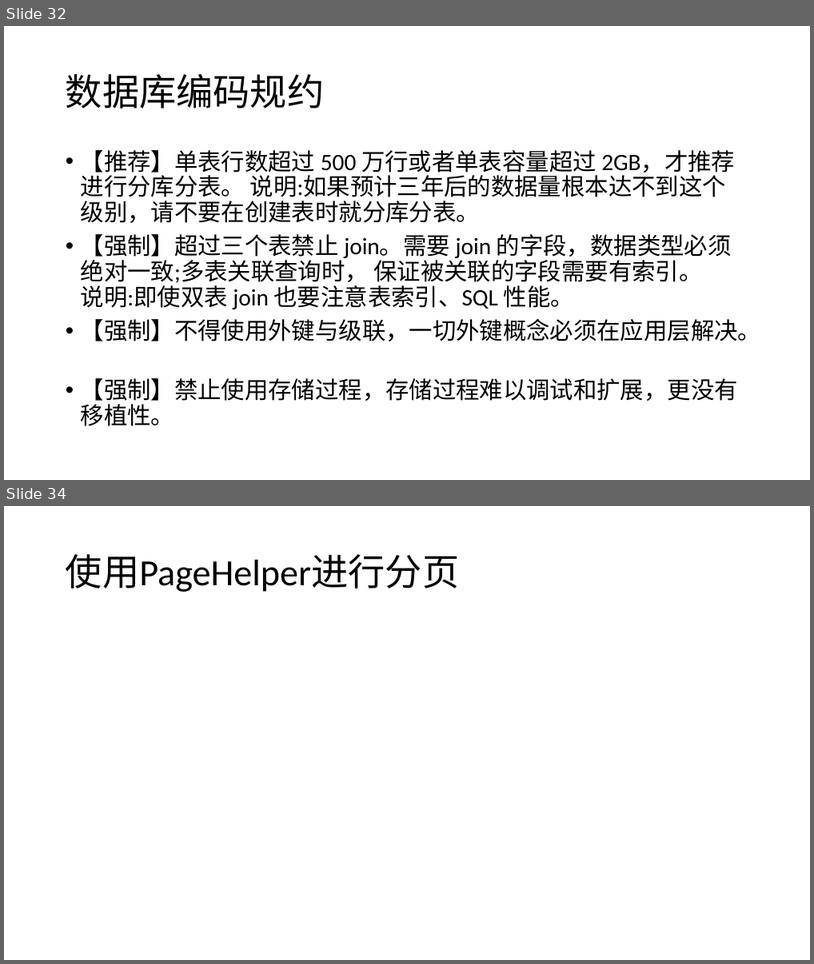
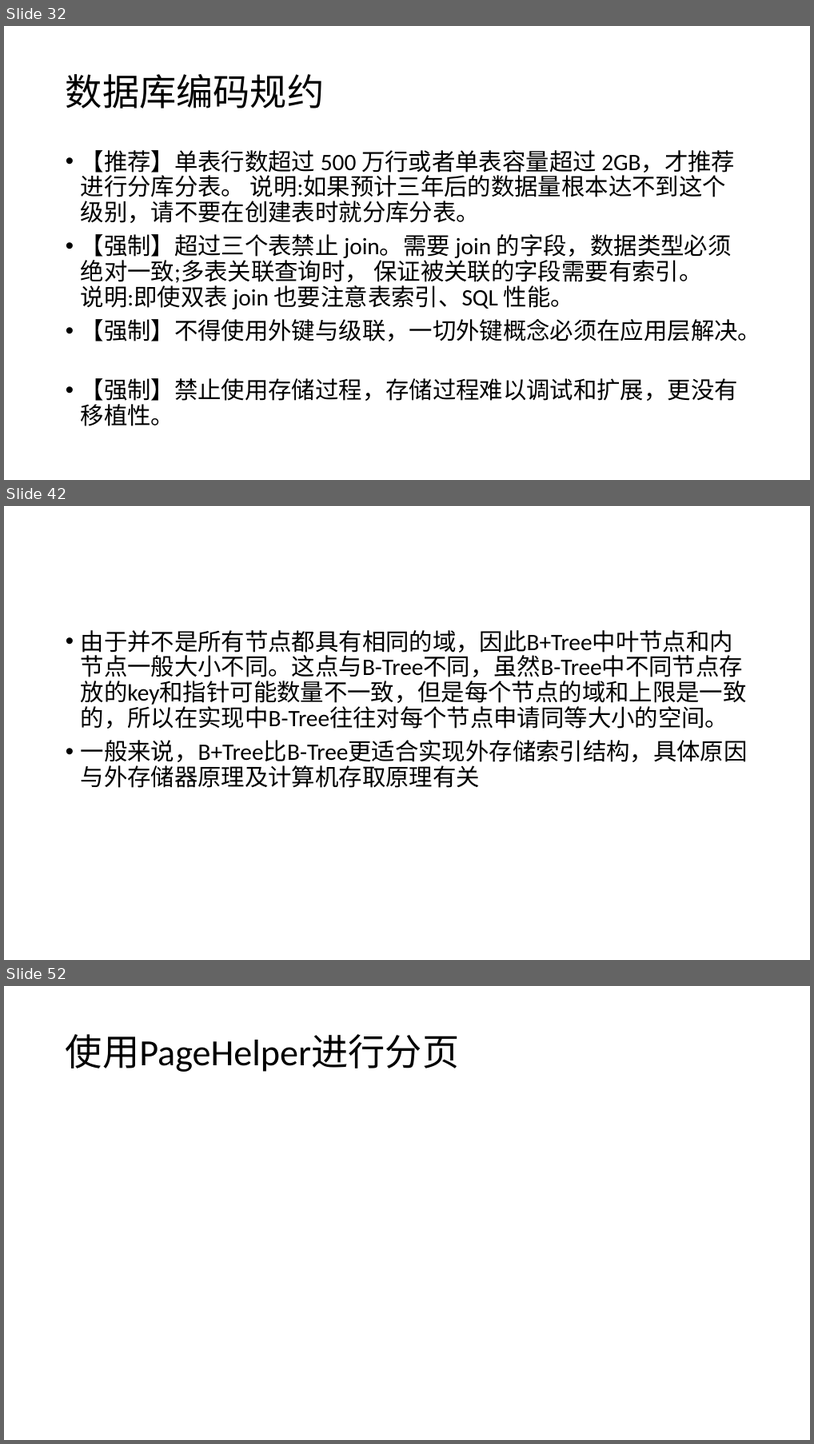
Before and after one commit to airuitian/MicroService, a slide deck: springboot/SpringBoot-3.pptx. Shown one above the other, each under a label of ours: slides 32 and 34 before the commit, slides 32, 42 and 52 after it; the slides between them are not shown. The pictures are 814x964 and 814x1444 pixels, drawn with LibreOffice and Linux fonts; fonts in the diff are those of the drawing. Boxes give left, top, right and bottom in pixels: in the first picture for what was removed or moved away, otherwise in the second. Text is boxed around its words. In the diff, an @@ line names an element or a change of style, - is before the commit and + after.

```diff
--- a/springboot/SpringBoot-3.pptx
+++ b/springboot/SpringBoot-3.pptx
@@ slide 42 added at bbox=[4, 506, 810, 960], background #FFFFFF @@
@@ text added at bbox=[81, 630, 748, 788], 28 pt, text #000000 @@
+• 由于并不是所有节点都具有相同的域，因此B+Tree中叶节点和内节点一般大小不同。这点与B-Tree不同，虽然B-Tree中不同节点存放的key和指针可能数量不一致，但是每个节点的域和上限是一致的，所以在实现中B-Tree往往对每个节点申请同等大小的空间。
+• 一般来说，B+Tree比B-Tree更适合实现外存储索引结构，具体原因与外存储器原理及计算机存取原理有关
@@ what was slide 34 is now slide 52 @@
```
Also in this commit, not shown: 1 slide changed, 17 other slides added, 5 other files.
